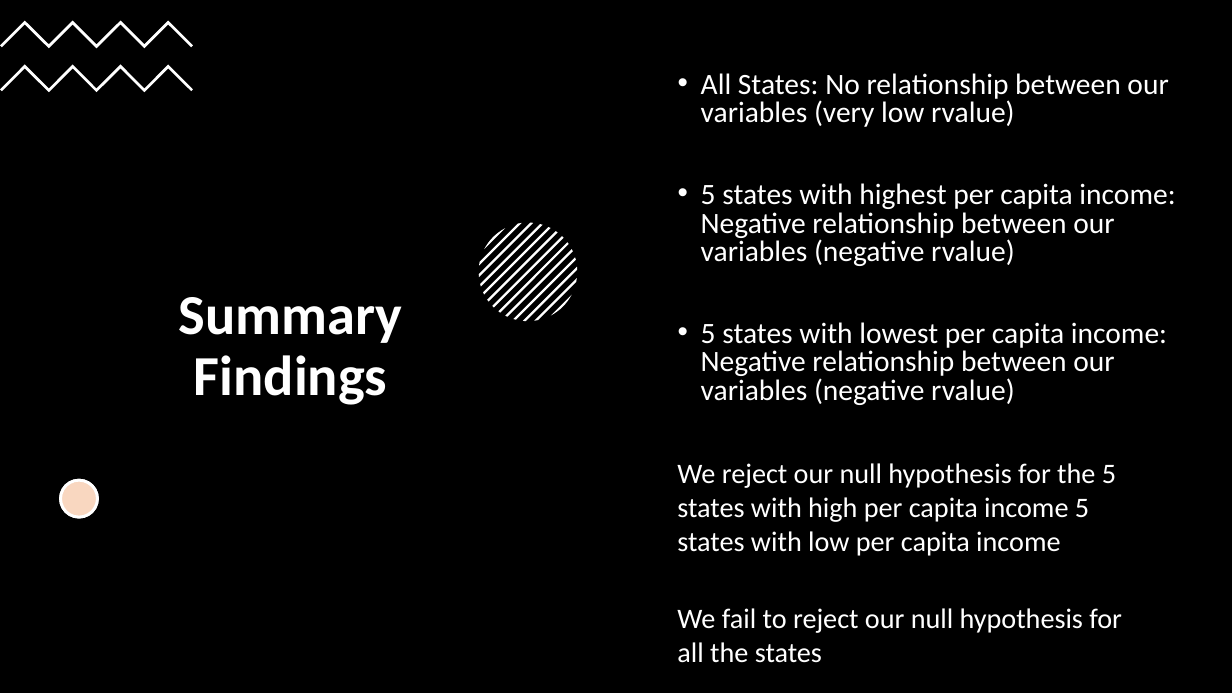
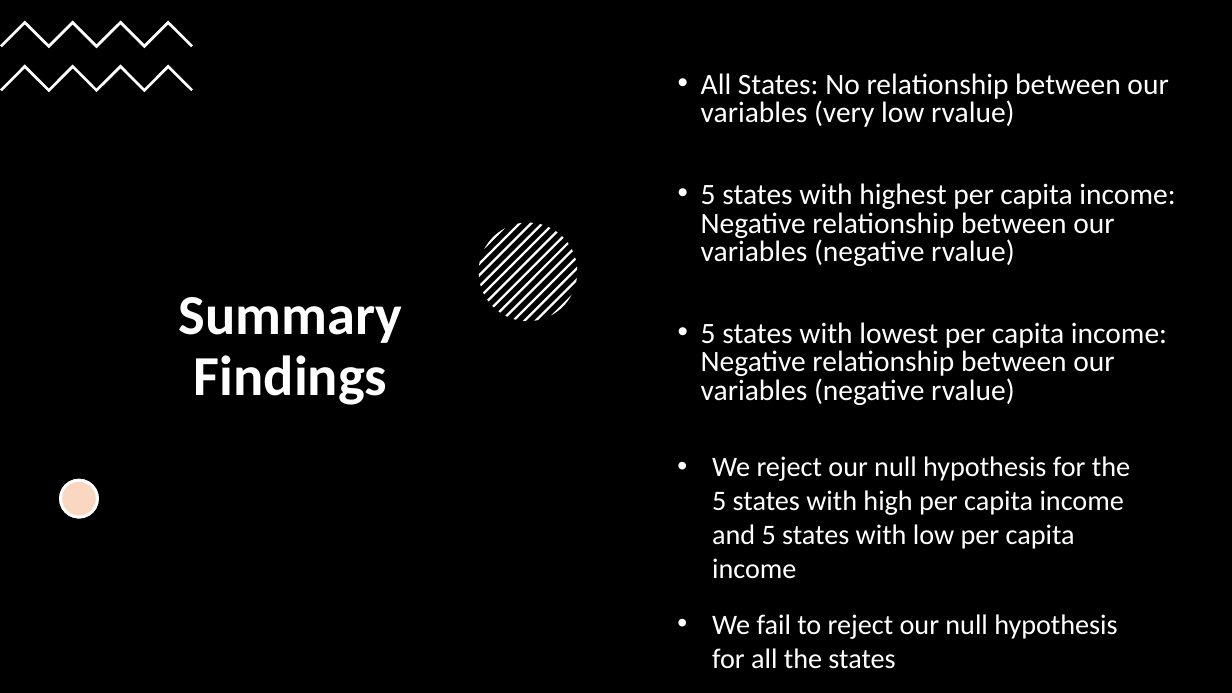
Before and after one commit to jrulloa/project-one, a slide deck: slide 3 of Is gasoline price a good indicator of Consumer Spending.pptx. Drawn at 1232x693 pixels with LibreOffice and Linux fonts; fonts in the diff are those of the drawing. Boxes give left, top, right and bottom in pixels: in the first picture for what was removed or moved away, otherwise in the second. Text is boxed around its words. In the diff, an @@ line names an element or a change of style, - is before the commit and + after.

```diff
--- a/Is gasoline price a good indicator of Consumer Spending.pptx
+++ b/Is gasoline price a good indicator of Consumer Spending.pptx
@@ text at box(712, 456, 1130, 579): text changed @@
-We reject our null hypothesis for the 5 states with high per capita income 5 states with low per capita income
+• We reject our null hypothesis for the 5 states with high per capita income and 5 states with low per capita income
@@ text "We fail to reject our ..." at box(712, 614, 1117, 669): bullet none to • @@
```
Also in this commit, not shown: 5 other slides changed.
